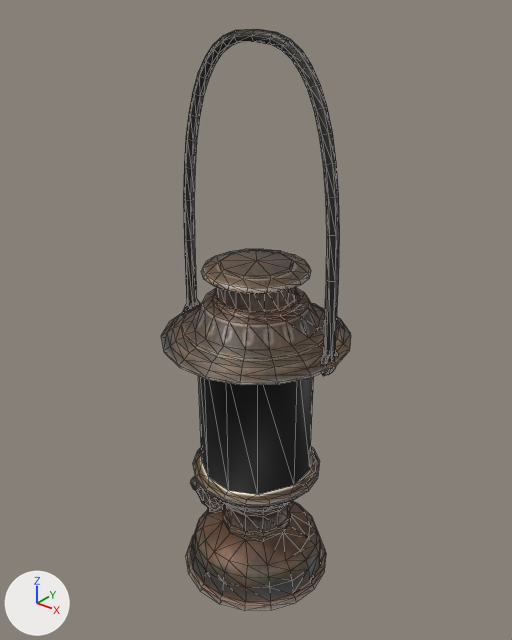
What one commit did to the glTF model assets/models/oil_lamp.glb.
One viewpoint serves both versions: a camera (50 mm lens) standing at (0.327, -0.408, 0.507) and looking at (-0.004, 0.005, 0.25). Every picture has the same lights, and +X, +Y and +Z are marked at lower left. The older version comes first. Mesh edges are drawn as thin lines. Where no turn or scale is listed for an object, it has been applied to the vertices. Vertices at exactly the same position are counted once.

The first picture shows 'Bail', 'OilLamp_LOD_1'.
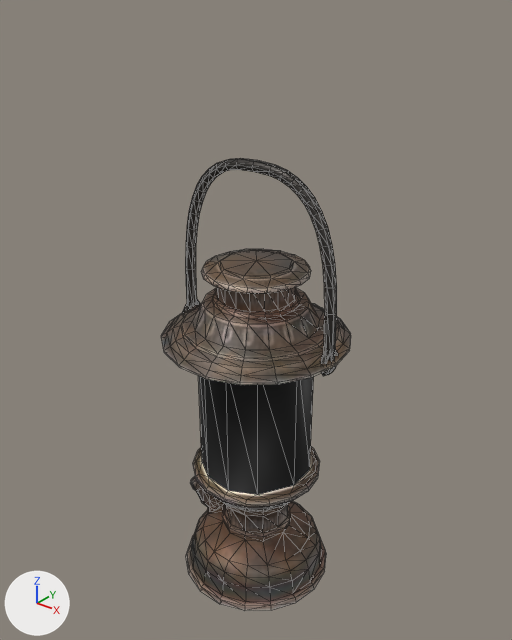
Patch to the scene script:
```diff
--- a/assets/models/oil_lamp.glb.py
+++ b/assets/models/oil_lamp.glb.py
@@ me_bail @@
 # used by ob_bail; location = (0.0, 0.0, 0.24)
-me_bail.from_pydata(...)  # 230 vertices, 448 faces; spans x -0.076..0.076, y -0.011..0.011, z -0.012..0.234
+me_bail.from_pydata(...)  # 230 vertices, 448 faces; spans x -0.076..0.076, y -0.011..0.011, z -0.012..0.144
+# me_bail part 1: 138 of 230 vertices moved; they spanned x -0.075..0.075, y -0.005..0.005, z 0.068..0.234 and now span x -0.075..0.075, y -0.005..0.005, z 0.041..0.144; mean shift (0.0, 0.0, -0.068); largest move (0.0, 0.005, 0.23) -> (0.0, 0.005, 0.14)
 me_bail.materials.append(mat_bail)
```

Where the change shows, as pixel boxes [x1, y1, x2, y2] in the pictures (512 x 640 px; the box of a moved part takes in the faces that stretch with it):
'Bail', reshaped (37% shorter)
    before: [183, 29, 340, 376]
    after: [183, 158, 338, 376]
part 1 of me_bail, moved or reshaped
    before: [183, 29, 340, 355]
    after: [185, 158, 337, 355]
